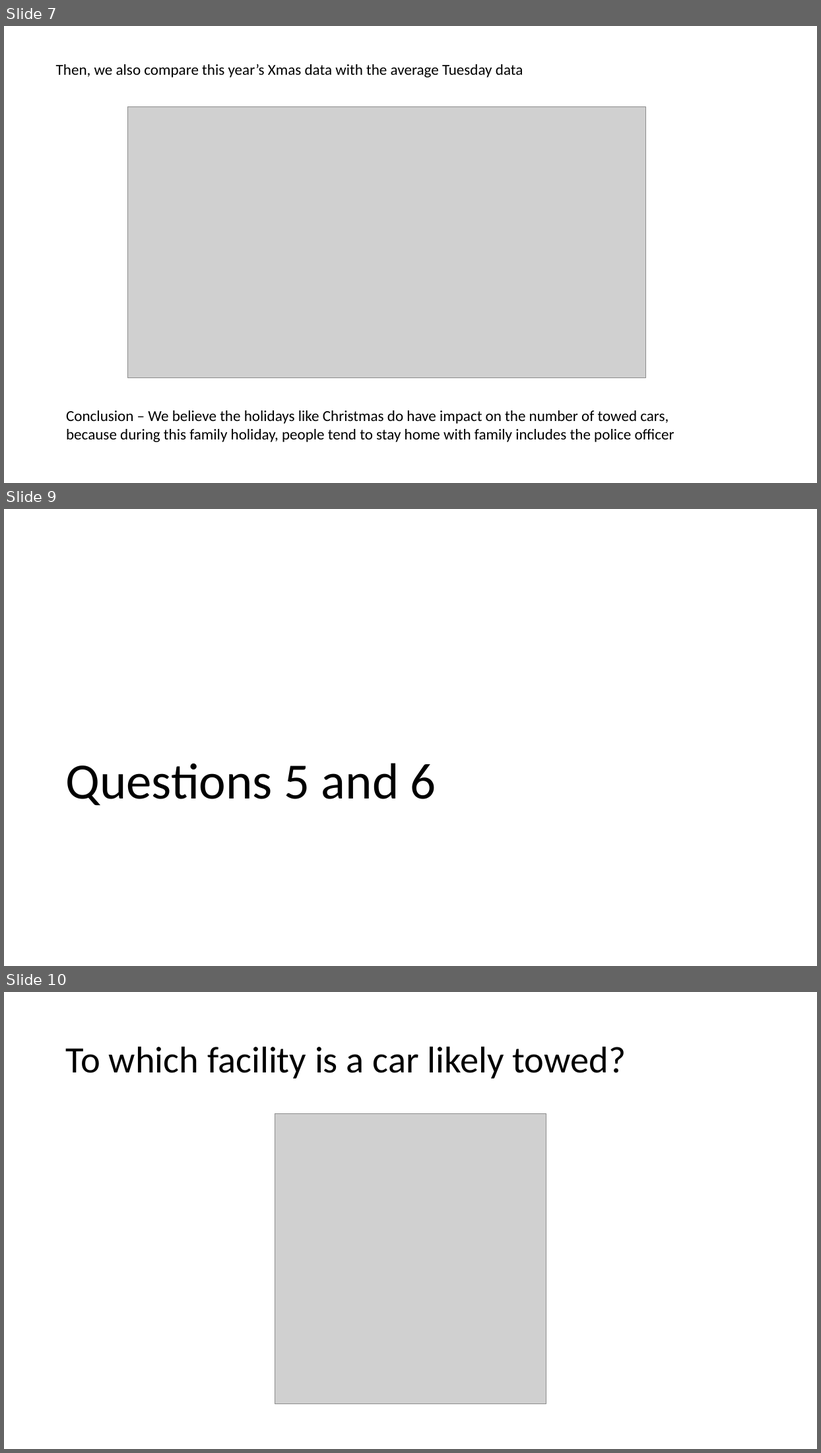
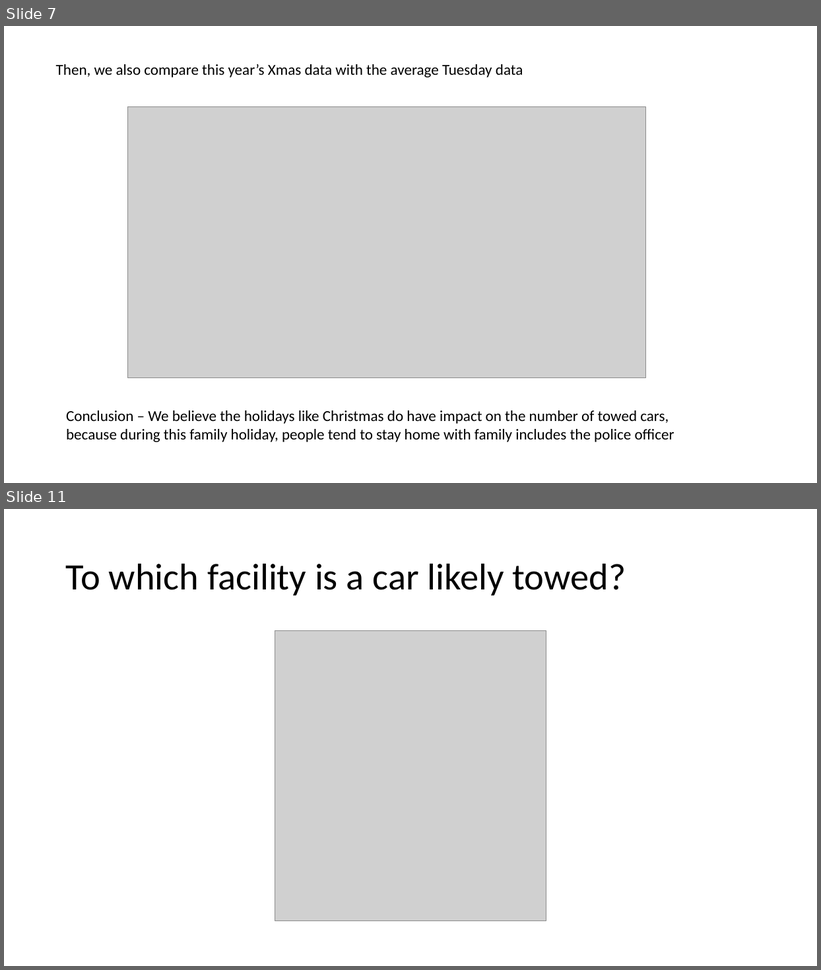
Before and after one commit to yegeyang/Project_1, a slide deck: Project1.pptx. Shown one above the other, each under a label of ours: slides 7, 9 and 10 before the commit, slides 7 and 11 after it; the slides between them are not shown. The pictures are 821x1453 and 821x970 pixels, drawn with LibreOffice and Linux fonts; fonts in the diff are those of the drawing; grey boxes stand for pictures. Boxes give left, top, right and bottom in pixels: in the first picture for what was removed or moved away, otherwise in the second. Text is boxed around its words. In the diff, an @@ line names an element or a change of style, - is before the commit and + after.

```diff
--- a/Project1.pptx
+++ b/Project1.pptx
@@ slide 9 removed at (x1=4, y1=509, x2=817, y2=966), background #FFFFFF @@
@@ title removed at (x1=65, y1=763, x2=436, y2=806) @@
-Questions 5 and 6
@@ what was slide 10 is now slide 11 @@
```
Also in this commit, not shown: 1 slide changed, 3 slides added, 1 other slide removed, 1 other file.
